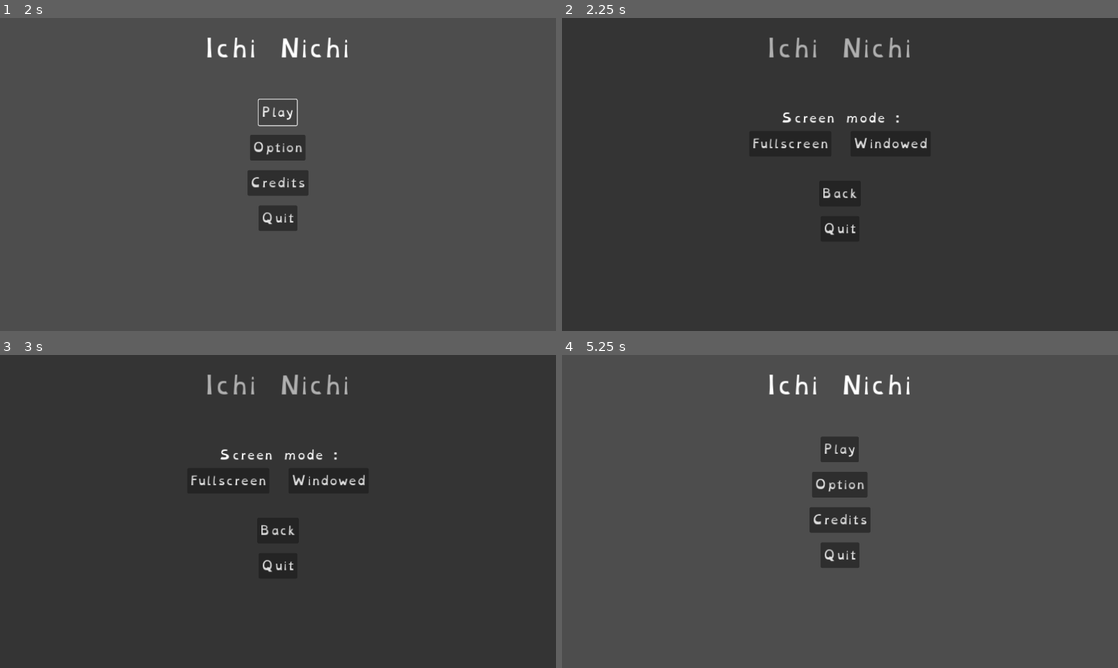
Above: before the commit, frames 1-4 (two rows, left to right).
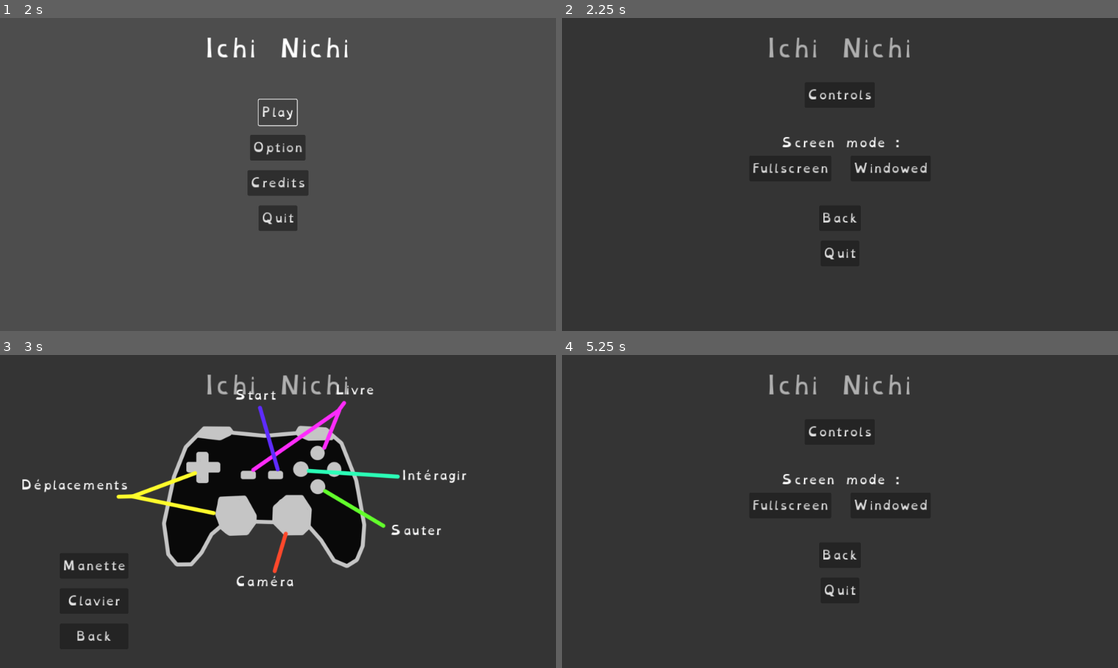
Above: after the commit, the same moments.

Repository: Sammouille/Ichi-Nichi
Game: Godot game, scene res://ScriptsEtScenes/UI/menu.tscn
Two runs of this game, one before a commit and one after it. Both use one fixed random seed, a clock stepped at 60 frames per second and the inputs below. The project has no main scene, so this scene is started directly.
Inputs (mouse positions are in pixels of both pictures, inside the frame that each line leads up to):
- Up to frame 1 (2 s): click "Play" at 0.5 s; click "Play" at 1.25 s
- Up to frame 2 (2.25 s): click "Option" at 2 s
- Up to frame 3 (3 s): click (278, 433) at 2.75 s, where only the run after the commit has a clickable "Controls"
- Up to frame 4 (5.25 s): click (656, 564) at 3.5 s, where only the run after the commit has a clickable "Manette"; click (656, 602) at 4.25 s, where only the run after the commit has a clickable "Clavier"; click "Back" at 5 s

Frame 1 is identical in both runs. In frame 2, 1.4% of the frame differs, in the area x 34-66%, y 22-78%; in frame 3, 14%; in frame 4, 97%, in the area x 0-100%, y 0-100%.

Commit message:
Ajout de l'option "control"
On peu voir les touches du jeu ui

Diff:
--- a/ScriptsEtScenes/UI/options.gd
+++ b/ScriptsEtScenes/UI/options.gd
@@ -1,5 +1,10 @@
 extends CanvasLayer
 
+@onready var vboxoptions = $VBoxOptions
+@onready var showinput = $ShowInput
+
+@onready var keyboardinput = $ShowInput/KeyboardInput
+@onready var controllerinput = $ShowInput/ControllerInput
 
 # Called when the node enters the scene tree for the first time.
 func _ready() -> void:
@@ -25,3 +30,23 @@
 
 func _on_button_windowed_pressed() -> void:
 	DisplayServer.window_set_mode(DisplayServer.WINDOW_MODE_WINDOWED)
+
+
+func _on_button_controls_pressed() -> void:
+	vboxoptions.visible = false
+	showinput.visible = true
+
+
+func _on_button_back_control_pressed() -> void:
+	vboxoptions.visible = true
+	showinput.visible = false
+
+
+func _on_button_controller_pressed() -> void:
+	controllerinput.visible = true
+	keyboardinput.visible = false
+
+
+func _on_button_keyboard_pressed() -> void:
+	controllerinput.visible = false
+	keyboardinput.visible = true
--- a/ScriptsEtScenes/UI/options.tscn
+++ b/ScriptsEtScenes/UI/options.tscn
@@ -1,8 +1,10 @@
-[gd_scene load_steps=4 format=3 uid="uid://bmug8qi3qyxox"]
+[gd_scene load_steps=6 format=3 uid="uid://bmug8qi3qyxox"]
 
 [ext_resource type="Texture2D" uid="uid://b3h6ax4qyh4ee" path="res://Assets/2D/fondnoir.jpg" id="1_6yk7w"]
 [ext_resource type="Script" path="res://ScriptsEtScenes/UI/options.gd" id="1_8eq7t"]
 [ext_resource type="Theme" uid="uid://dyv0gggkiltum" path="res://Assets/FontTheme/OD_24px.tres" id="2_6yoqx"]
+[ext_resource type="Texture2D" uid="uid://bts3jrcx17w3n" path="res://Assets/2D/Input/keyboard_logo_input.png" id="4_g5qcj"]
+[ext_resource type="Texture2D" uid="uid://bv0s84a12blhl" path="res://Assets/2D/Input/controler_logo_input.png" id="4_s3vb7"]
 
 [node name="Options" type="CanvasLayer"]
 layer = 2
@@ -23,8 +25,14 @@
 anchor_bottom = 1.0
 grow_horizontal = 2
 grow_vertical = 2
+theme = ExtResource("2_6yoqx")
 theme_override_constants/separation = 50
 alignment = 1
+
+[node name="ButtonControls" type="Button" parent="VBoxOptions"]
+layout_mode = 2
+size_flags_horizontal = 4
+text = "Controls"
 
 [node name="VBoxWindow" type="VBoxContainer" parent="VBoxOptions"]
 layout_mode = 2
@@ -67,7 +75,174 @@
 size_flags_vertical = 4
 text = "Quit"
 
+[node name="ShowInput" type="Control" parent="."]
+visible = false
+layout_mode = 3
+anchors_preset = 15
+anchor_right = 1.0
+anchor_bottom = 1.0
+grow_horizontal = 2
+grow_vertical = 2
+theme = ExtResource("2_6yoqx")
+
+[node name="KeyboardInput" type="TextureRect" parent="ShowInput"]
+visible = false
+layout_mode = 1
+anchors_preset = 15
+anchor_right = 1.0
+anchor_bottom = 1.0
+grow_horizontal = 2
+grow_vertical = 2
+theme = ExtResource("2_6yoqx")
+texture = ExtResource("4_g5qcj")
+metadata/_edit_lock_ = true
+
+[node name="LabelDeplacement" type="Label" parent="ShowInput/KeyboardInput"]
+offset_left = 18.0
+offset_top = 306.0
+offset_right = 243.0
+offset_bottom = 351.0
+text = "Déplacements"
+
+[node name="LabelStart" type="Label" parent="ShowInput/KeyboardInput"]
+offset_left = 362.0
+offset_top = 77.0
+offset_right = 587.0
+offset_bottom = 122.0
+text = "Start"
+horizontal_alignment = 1
+
+[node name="LabelBugdex" type="Label" parent="ShowInput/KeyboardInput"]
+offset_left = 647.0
+offset_top = 74.0
+offset_right = 872.0
+offset_bottom = 119.0
+text = "Livre"
+horizontal_alignment = 1
+
+[node name="LabelInteragir" type="Label" parent="ShowInput/KeyboardInput"]
+offset_left = 789.0
+offset_top = 368.0
+offset_right = 1014.0
+offset_bottom = 413.0
+text = "Intéragir
+"
+horizontal_alignment = 1
+
+[node name="LabelSauter" type="Label" parent="ShowInput/KeyboardInput"]
+offset_left = 585.0
+offset_top = 507.0
+offset_right = 810.0
+offset_bottom = 552.0
+text = "Sauter"
+horizontal_alignment = 1
+
+[node name="LabelCamera" type="Label" parent="ShowInput/KeyboardInput"]
+offset_left = 863.0
+offset_top = 161.0
+offset_right = 1088.0
+offset_bottom = 206.0
+text = "Caméra"
+horizontal_alignment = 1
+
+[node name="ControllerInput" type="TextureRect" parent="ShowInput"]
+layout_mode = 1
+anchors_preset = 15
+anchor_right = 1.0
+anchor_bottom = 1.0
+grow_horizontal = 2
+grow_vertical = 2
+theme = ExtResource("2_6yoqx")
+texture = ExtResource("4_s3vb7")
+expand_mode = 1
+stretch_mode = 4
+metadata/_edit_lock_ = true
+
+[node name="LabelDeplacement" type="Label" parent="ShowInput/ControllerInput"]
+layout_mode = 0
+offset_left = 42.0
+offset_top = 247.0
+offset_right = 267.0
+offset_bottom = 292.0
+text = "Déplacements"
+metadata/_edit_lock_ = true
+
+[node name="LabelStart" type="Label" parent="ShowInput/ControllerInput"]
+layout_mode = 0
+offset_left = 417.0
+offset_top = 61.0
+offset_right = 642.0
+offset_bottom = 106.0
+text = "Start"
+horizontal_alignment = 1
+metadata/_edit_lock_ = true
+
+[node name="LabelBugdex" type="Label" parent="ShowInput/ControllerInput"]
+layout_mode = 0
+offset_left = 623.0
+offset_top = 50.0
+offset_right = 848.0
+offset_bottom = 95.0
+text = "Livre"
+horizontal_alignment = 1
+metadata/_edit_lock_ = true
+
+[node name="LabelInteragir" type="Label" parent="ShowInput/ControllerInput"]
+layout_mode = 0
+offset_left = 789.0
+offset_top = 227.0
+offset_right = 1014.0
+offset_bottom = 272.0
+text = "Intéragir
+"
+horizontal_alignment = 1
+metadata/_edit_lock_ = true
+
+[node name="LabelSauter" type="Label" parent="ShowInput/ControllerInput"]
+layout_mode = 0
+offset_left = 750.0
+offset_top = 341.0
+offset_right = 975.0
+offset_bottom = 386.0
+text = "Sauter"
+horizontal_alignment = 1
+metadata/_edit_lock_ = true
+
+[node name="LabelCamera" type="Label" parent="ShowInput/ControllerInput"]
+layout_mode = 0
+offset_left = 436.0
+offset_top = 447.0
+offset_right = 661.0
+offset_bottom = 492.0
+text = "Caméra"
+horizontal_alignment = 1
+metadata/_edit_lock_ = true
+
+[node name="VBoxButtonInput" type="VBoxContainer" parent="ShowInput"]
+layout_mode = 1
+offset_left = 124.0
+offset_top = 410.0
+offset_right = 266.0
+offset_bottom = 609.0
+theme_override_constants/separation = 20
+
+[node name="ButtonController" type="Button" parent="ShowInput/VBoxButtonInput"]
+layout_mode = 2
+text = "Manette"
+
+[node name="ButtonKeyboard" type="Button" parent="ShowInput/VBoxButtonInput"]
+layout_mode = 2
+text = "Clavier"
+
+[node name="ButtonBackControl" type="Button" parent="ShowInput/VBoxButtonInput"]
+layout_mode = 2
+text = "Back"
+
+[connection signal="pressed" from="VBoxOptions/ButtonControls" to="." method="_on_button_controls_pressed"]
 [connection signal="pressed" from="VBoxOptions/VBoxWindow/HBoxContainer/ButtonFullscreen" to="." method="_on_button_fullscreen_pressed"]
 [connection signal="pressed" from="VBoxOptions/VBoxWindow/HBoxContainer/ButtonWindowed" to="." method="_on_button_windowed_pressed"]
 [connection signal="pressed" from="VBoxOptions/VBoxButton/ButtonBack" to="." method="_on_button_back_pressed"]
 [connection signal="pressed" from="VBoxOptions/VBoxButton/ButtonQuit" to="." method="_on_button_quit_pressed"]
+[connection signal="pressed" from="ShowInput/VBoxButtonInput/ButtonController" to="." method="_on_button_controller_pressed"]
+[connection signal="pressed" from="ShowInput/VBoxButtonInput/ButtonKeyboard" to="." method="_on_button_keyboard_pressed"]
+[connection signal="pressed" from="ShowInput/VBoxButtonInput/ButtonBackControl" to="." method="_on_button_back_control_pressed"]
Binary file added: Assets/2D/Input/controler_logo_input.png
Not shown, added: Assets/2D/Input/controler_logo_input.png.import
Binary file added: Assets/2D/Input/keyboard_logo_input.png
Not shown, added: Assets/2D/Input/keyboard_logo_input.png.import
Not shown, added: Assets/2D/Input/controler_logo_input.png~
